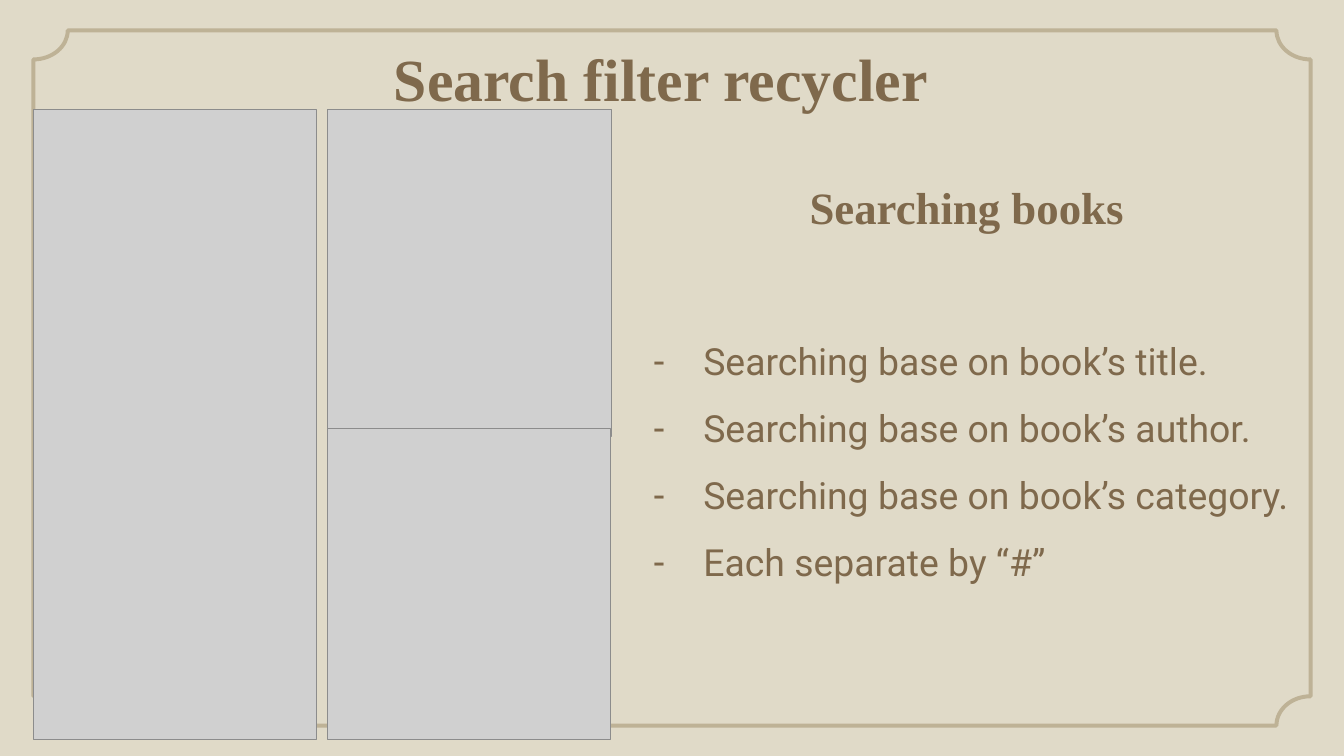
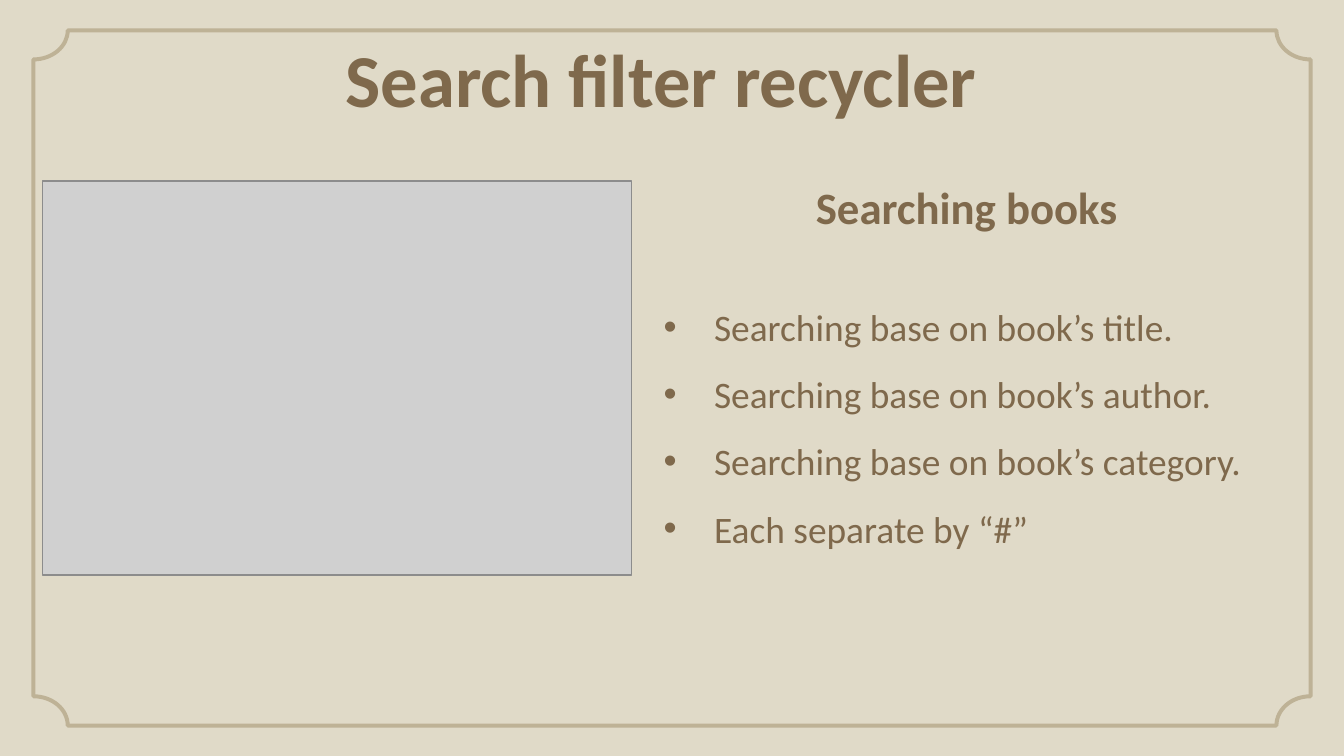
Before and after one commit to nguyenthanhnam2901/Librarymobile, a slide deck: slide 11 of Library.pptx (slide 13 before the commit). Drawn at 1344x756 pixels with LibreOffice and Linux fonts; fonts in the diff are those of the drawing; grey boxes stand for pictures; background and template pictures are left out. Boxes give left, top, right and bottom in pixels: in the first picture for what was removed or moved away, otherwise in the second. Text is boxed around its words. In the diff, an @@ line names an element or a change of style, - is before the commit and + after.

```diff
--- a/Library.pptx
+++ b/Library.pptx
@@ title "Search filter recycler" at (346,54,976,119): size 32 to 40 pt, font Times New Roman to Calibri @@
@@ picture removed at (328,110,612,437) @@
@@ title "Searching books" at (816,192,1117,232): font Times New Roman to Calibri @@
@@ picture: place and size @@
-picture at (34,110,316,741)
+picture at (43,181,632,575)
@@ subtitle "Searching base on book’s title.": place and size @@
-subtitle "Searching base on book’s title." at (703,347,1288,584)
+subtitle "Searching base on book’s title." at (714,315,1241,549)
@@ subtitle "Searching base on book’s title." at (714,315,1241,549): font Roboto to Calibri; bullet - to • @@
@@ picture removed at (328,429,610,739) @@
```
Also in this commit, not shown: 14 other slides changed, 6 slides added, 2 slides removed.
